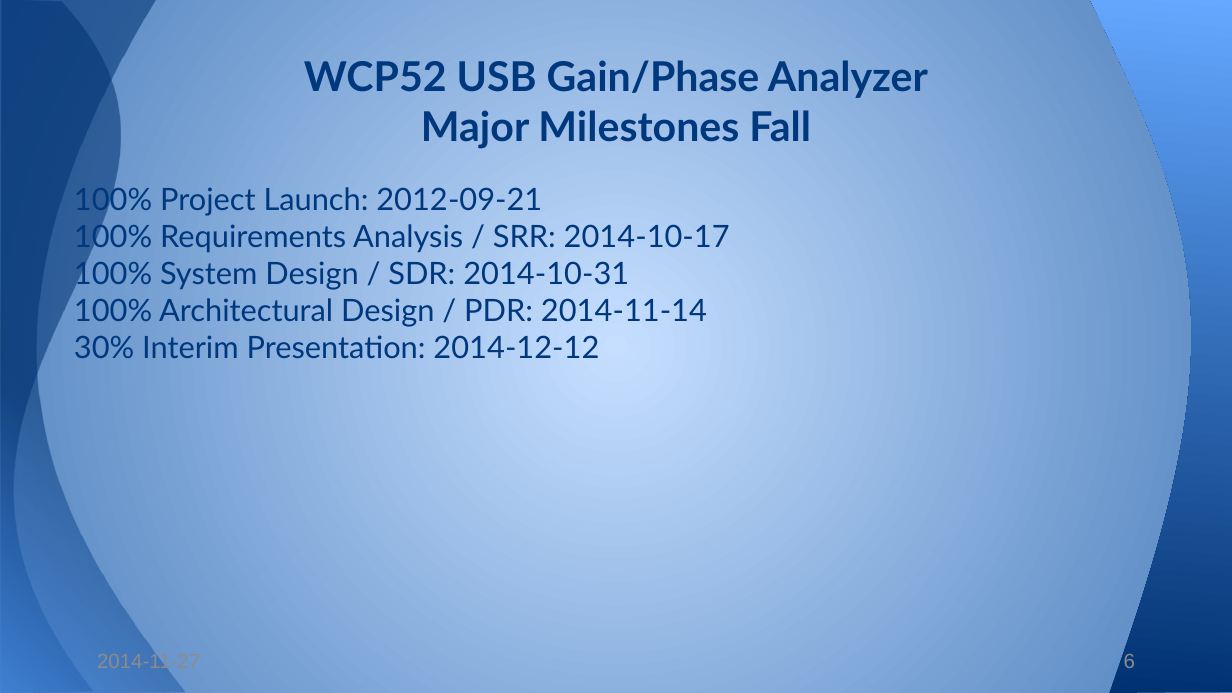
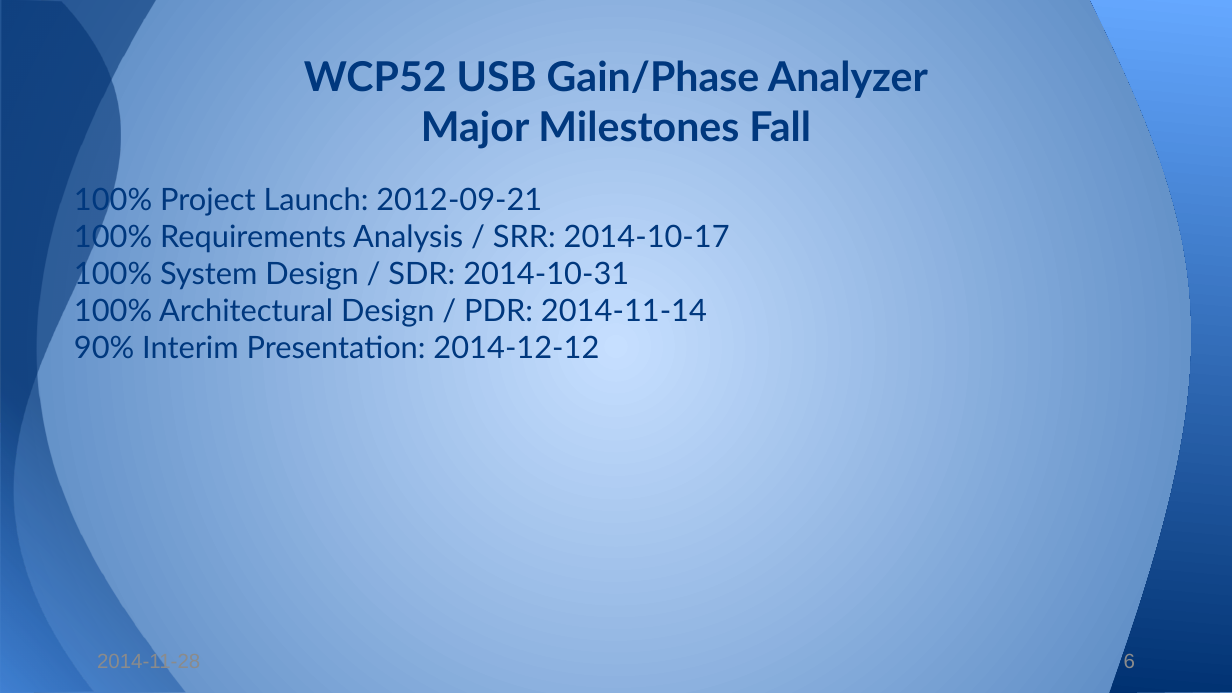
Before and after one commit to WCP52/docs, a slide deck: slide 6 of wsr/StatusPres.pptx. Drawn at 1232x693 pixels with LibreOffice and Linux fonts; fonts in the diff are those of the drawing. Boxes give left, top, right and bottom in pixels: in the first picture for what was removed or moved away, otherwise in the second. Text is boxed around its words. In the diff, an @@ line names an element or a change of style, - is before the commit and + after.

```diff
--- a/wsr/StatusPres.pptx
+++ b/wsr/StatusPres.pptx
@@ text at (x1=74, y1=335, x2=599, y2=358): text changed @@
-30% Interim Presentation: 2014‐12‐12
+90% Interim Presentation: 2014‐12‐12
@@ text at (x1=97, y1=654, x2=200, y2=668): text changed @@
-2014-11-27
+2014-11-28
```
Also in this commit, not shown: 7 other slides changed.
